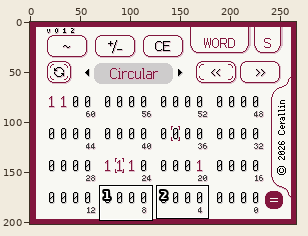
Pixel-art file, stored at design/HexCalculatorDS-sub-binary.ase. Above: a wide view before the commit, with the close-up outlined.
Close-up. First the earlier version:
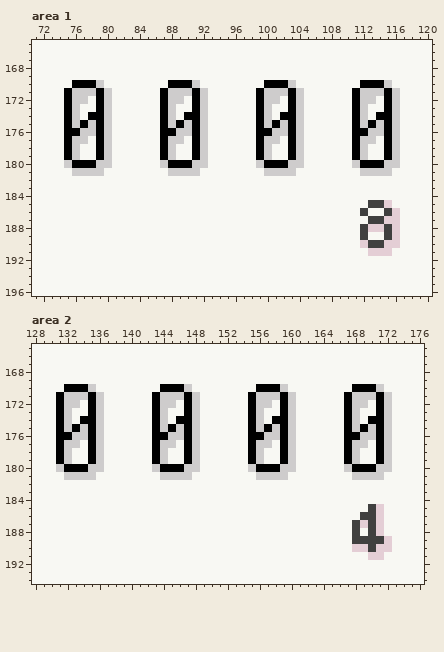
266x202 pixels, 1 frame. Shown: area 1: x 71..120, y 165..196; area 2: x 128..176, y 165..194. The commit also changed other parts of the picture, which this record leaves out.
New version:
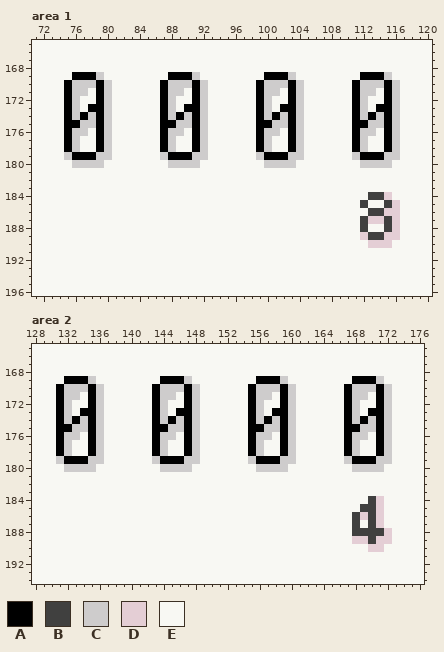
Palette (. is transparent): A #000000  B #40403f  C #cecccc  D #e4ced5  E #f8f8f3
The edit:
Changed rows in their new state; - is an unchanged pixel.
Area 1, layers "数字视图/位", "数字视图/数字视图2", "数字视图/数字视图":
first column x 75:
169 -AAAC--------AAAC--------AAAC--------AAAC-
170 ACCCAC------ACCCAC------ACCCAC------ACCCAC
171 ---E-----------E-----------E-----------E--
172 --E-----------E-----------E-----------E---
173 ---A-----------A-----------A-----------A--
174 --AC----------AC----------AC----------AC--
175 -AC----------AC----------AC----------AC---
176 -C-E---------C-E---------C-E---------C-E--
177 --E-----------E-----------E-----------E---
179 CAAAC-------CAAAC-------CAAAC-------CAAAC-
180 ECCC-E------ECCC-E------ECCC-E------ECCC-E
181 -EEEE--------EEEE--------EEEE--------EEEE-
184 --------------------------------------BBD-
185 -------------------------------------BEEBD
186 -------------------------------------EBBD-
187 -------------------------------------BDDB-
188 --------------------------------------EE--
189 -------------------------------------DBBD-
190 -------------------------------------EDD-E
191 --------------------------------------EEE-
Area 2, layers "数字视图/位", "数字视图/数字视图2", "数字视图/数字视图":
first column x 131:
169 -AAAC--------AAAC--------AAAC--------AAAC-
170 ACCCAC------ACCCAC------ACCCAC------ACCCAC
171 ---E-----------E-----------E-----------E--
172 --E-----------E-----------E-----------E---
173 ---A-----------A-----------A-----------A--
174 --AC----------AC----------AC----------AC--
175 -AC----------AC----------AC----------AC---
176 -C-E---------C-E---------C-E---------C-E--
177 --E-----------E-----------E-----------E---
179 CAAAC-------CAAAC-------CAAAC-------CAAAC-
180 ECCC-E------ECCC-E------ECCC-E------ECCC-E
181 -EEEE--------EEEE--------EEEE--------EEEE-
184 ---------------------------------------BD-
185 --------------------------------------B---
186 -------------------------------------BD---
187 --------------------------------------E---
188 --------------------------------------B-BD
189 -------------------------------------DD-D-
190 -------------------------------------EED-E
191 ---------------------------------------EE-
